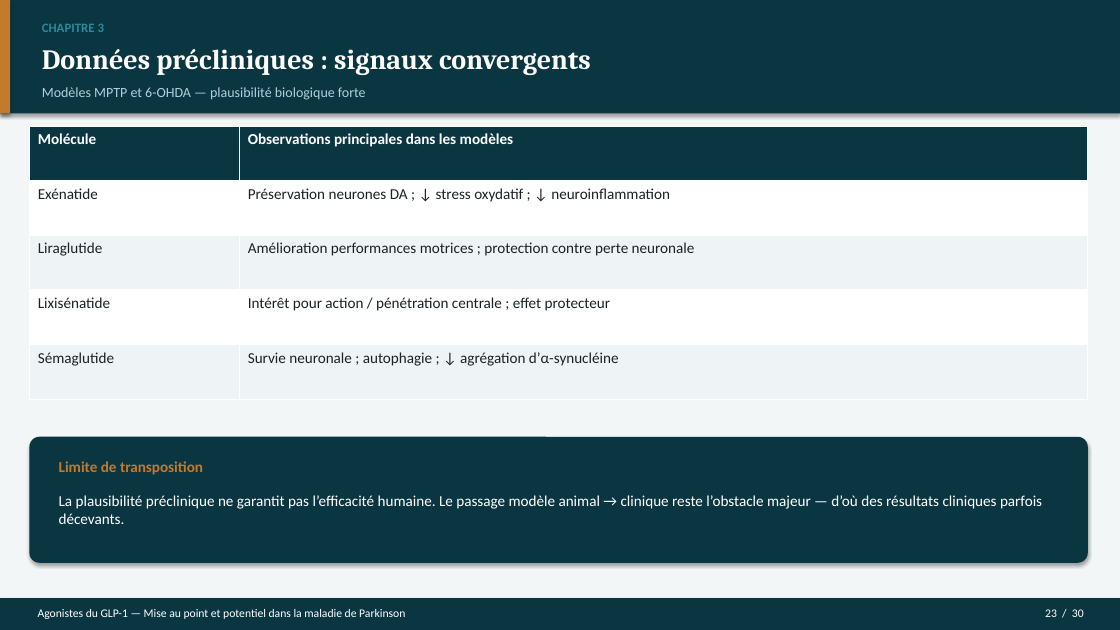
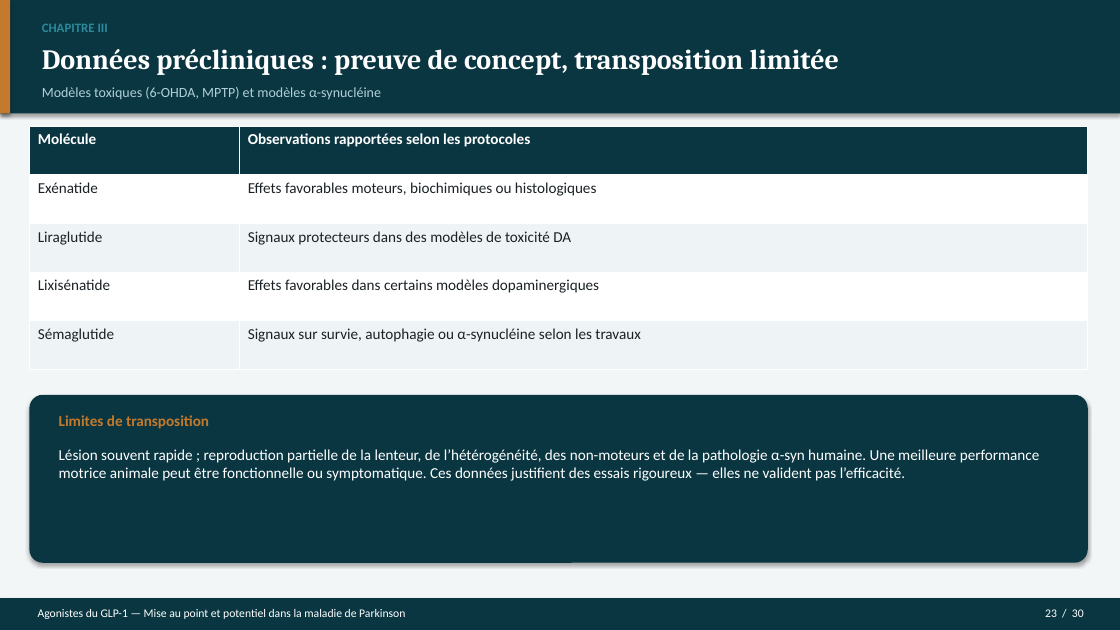
Before and after one commit to Mashtal-Platform/mashtal-platform, a slide deck: slide 23 of docs/presentation/Soutenance_GLP1_Parkinson.pptx. Drawn at 1120x630 pixels with LibreOffice and Linux fonts; fonts in the diff are those of the drawing. Boxes give left, top, right and bottom in pixels: in the first picture for what was removed or moved away, otherwise in the second. Text is boxed around its words. In the diff, an @@ line names an element or a change of style, - is before the commit and + after.

```diff
--- a/docs/presentation/Soutenance_GLP1_Parkinson.pptx
+++ b/docs/presentation/Soutenance_GLP1_Parkinson.pptx
@@ text at (42, 24, 108, 32): text changed @@
-CHAPITRE 3
+CHAPITRE III
@@ text at (42, 49, 839, 75): text changed @@
-Données précliniques : signaux convergents
+Données précliniques : preuve de concept, transposition limitée
@@ text at (42, 87, 381, 99): text changed @@
-Modèles MPTP et 6-OHDA — plausibilité biologique forte
+Modèles toxiques (6-OHDA, MPTP) et modèles α-synucléine
@@ table at (29, 126, 1088, 370) @@
-row 1, column 2: Observations principales dans les modèles
+row 1, column 2: Observations rapportées selon les protocoles
-row 2, column 2: Préservation neurones DA ; ↓ stress oxydatif ; ↓ neuroinflammation
+row 2, column 2: Effets favorables moteurs, biochimiques ou histologiques
-row 3, column 2: Amélioration performances motrices ; protection contre perte neuronale
+row 3, column 2: Signaux protecteurs dans des modèles de toxicité DA
-row 4, column 2: Intérêt pour action / pénétration centrale ; effet protecteur
+row 4, column 2: Effets favorables dans certains modèles dopaminergiques
-row 5, column 2: Survie neuronale ; autophagie ; ↓ agrégation d’α-synucléine
+row 5, column 2: Signaux sur survie, autophagie ou α-synucléine selon les travaux
@@ rounded rectangle: place and size @@
-rounded rectangle at (29, 437, 1088, 563)
+rounded rectangle at (29, 395, 1088, 563)
@@ text at (59, 415, 209, 429): text changed @@
-Limite de transposition
+Limites de transposition
@@ text at (59, 449, 1040, 481): text changed @@
-La plausibilité préclinique ne garantit pas l’efficacité humaine. Le passage modèle animal → clinique reste l’obstacle majeur — d’où des résultats cliniques parfois décevants.
+Lésion souvent rapide ; reproduction partielle de la lenteur, de l’hétérogénéité, des non-moteurs et de la pathologie α-syn humaine. Une meilleure performance motrice animale peut être fonctionnelle ou symptomatique. Ces données justifient des essais rigoureux — elles ne valident pas l’efficacité.
```
Also in this commit, not shown: 19 other slides changed, 10 slides added, 10 slides removed, 7 other files.
